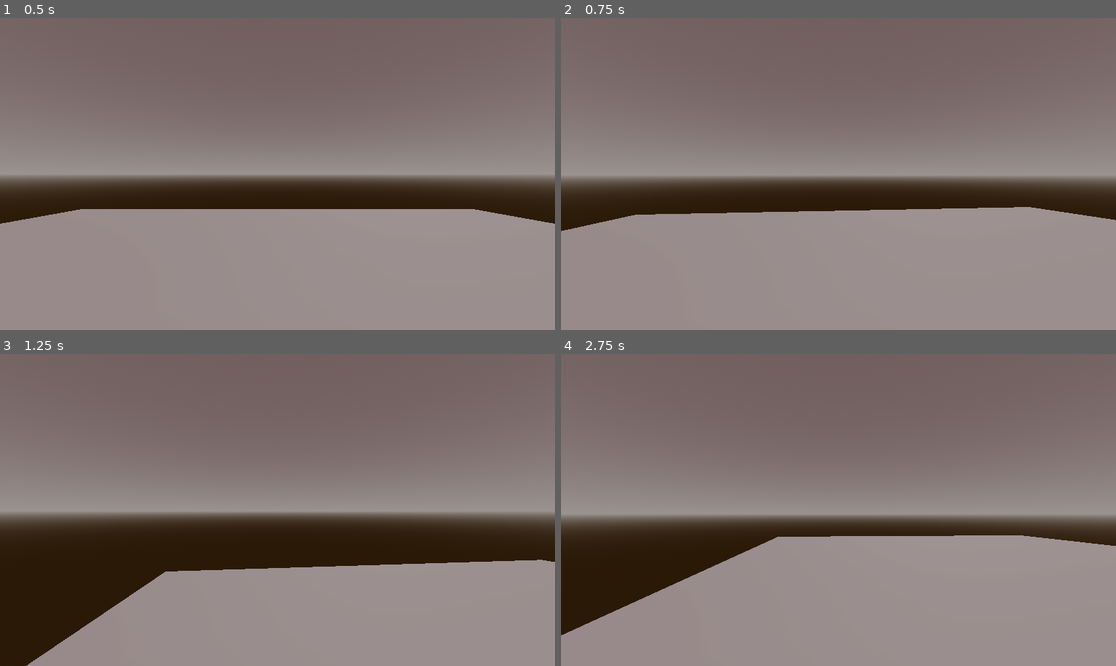
Above: before the commit, frames 1-4 (two rows, left to right).
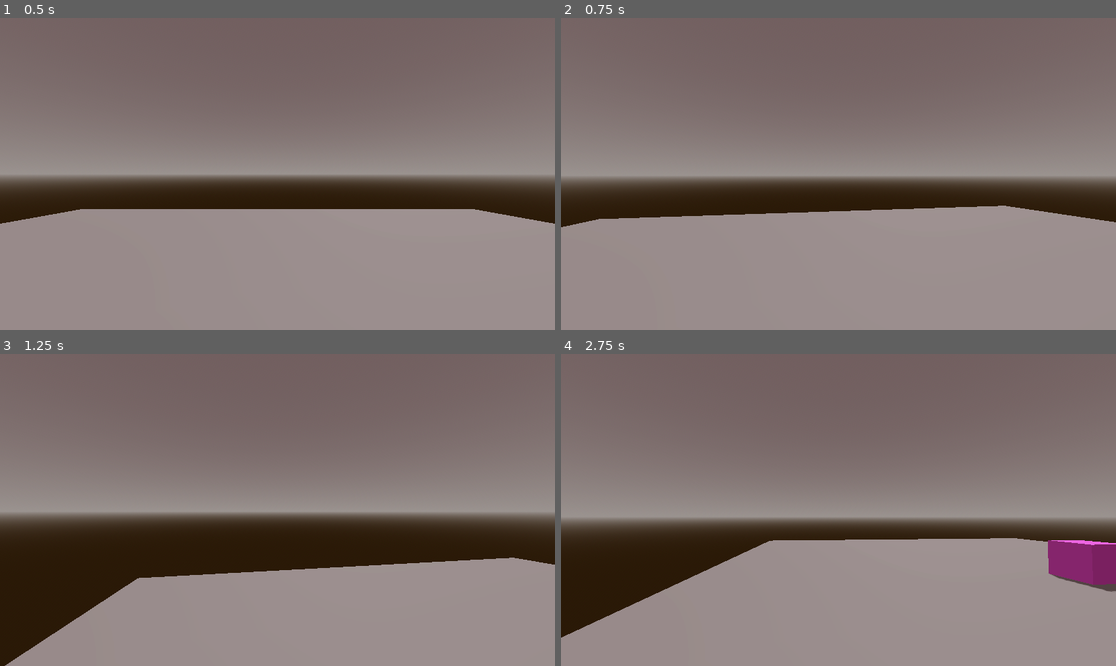
Above: after the commit, the same moments.

Repository: PixelizedGames/XZ-Rougue
Game: Godot game, scene res://level/tester.tscn
Two runs of this game, one before a commit and one after it. Both use one fixed random seed, a clock stepped at 60 frames per second and the inputs below.
Inputs (mouse positions are in pixels of both pictures, inside the frame that each line leads up to):
- Up to frame 1 (0.5 s): no input
- Up to frame 2 (0.75 s): tap Enter at 0.5 s; move the mouse to (866, 174) at 0.52 s; hold A (a) from 0.53 s (still down)
- Up to frame 3 (1.25 s): keep holding A (a); tap Space (jump) at 0.77 s; tap D (d) at 0.8 s
- Up to frame 4 (2.75 s): move the mouse to (810, 510) at 1.27 s; release A (a) at 1.28 s; tap D (d) at 1.35 s; tap Space (jump) at 1.52 s; tap S (s) at 1.55 s; move the mouse to (849, 503) at 2.02 s; hold S (s) from 2.03 s (still down); tap W (w) at 2.3 s

Frame 1 is identical in both runs. In frame 2, 0.5% of the frame differs, in the area x 0-100%, y 60-69%; in frame 3, 1.5%; in frame 4, 4.1%, in the area x 0-100%, y 51-91%.

Commit message:
moveable object

Diff:
--- a/level/tester.tscn
+++ b/level/tester.tscn
@@ -1,7 +1,8 @@
-[gd_scene load_steps=6 format=3 uid="uid://dt7kk78mdocxd"]
+[gd_scene load_steps=7 format=3 uid="uid://dt7kk78mdocxd"]
 
 [ext_resource type="PackedScene" uid="uid://cqljr0cnb8ux5" path="res://players/character_body_3d.tscn" id="1_du0rs"]
 [ext_resource type="PackedScene" uid="uid://baornnwev54qh" path="res://objects/box.tscn" id="2_1qem2"]
+[ext_resource type="PackedScene" uid="uid://cahfb2ebnegxy" path="res://objects/moveable_box.tscn" id="3_vfb3w"]
 
 [sub_resource type="ProceduralSkyMaterial" id="ProceduralSkyMaterial_1qem2"]
 sky_top_color = Color(0.345475, 0.292224, 0.293744, 1)
@@ -33,3 +34,6 @@
 
 [node name="box" parent="." instance=ExtResource("2_1qem2")]
 transform = Transform3D(18.9533, 0, 0, 0, 1, 0, 0, 0, 19.6548, 0, 0, 0)
+
+[node name="moveable box" parent="." instance=ExtResource("3_vfb3w")]
+transform = Transform3D(1, 0, 0, 0, 1, 0, 0, 0, 1, 1.45271, 1.54124, 0)
--- /dev/null
+++ b/objects/moveable_box.tscn
@@ -0,0 +1,24 @@
+[gd_scene load_steps=5 format=3 uid="uid://cahfb2ebnegxy"]
+
+[sub_resource type="PhysicsMaterial" id="PhysicsMaterial_4e6a7"]
+friction = 20.0
+bounce = 0.1
+
+[sub_resource type="StandardMaterial3D" id="StandardMaterial3D_4e6a7"]
+albedo_color = Color(1, 0.419608, 1, 1)
+
+[sub_resource type="BoxMesh" id="BoxMesh_4e6a7"]
+material = SubResource("StandardMaterial3D_4e6a7")
+
+[sub_resource type="BoxShape3D" id="BoxShape3D_s3f4i"]
+
+[node name="moveable box" type="RigidBody3D"]
+collision_layer = 2
+mass = 50.0
+physics_material_override = SubResource("PhysicsMaterial_4e6a7")
+
+[node name="MeshInstance3D" type="MeshInstance3D" parent="."]
+mesh = SubResource("BoxMesh_4e6a7")
+
+[node name="CollisionShape3D" type="CollisionShape3D" parent="."]
+shape = SubResource("BoxShape3D_s3f4i")
--- a/project.godot
+++ b/project.godot
@@ -14,6 +14,12 @@
 run/main_scene="uid://dt7kk78mdocxd"
 config/features=PackedStringArray("4.4", "Forward Plus")
 config/icon="res://png/icon.svg"
+
+[display]
+
+window/size/viewport_width=1920
+window/size/viewport_height=1080
+window/size/mode=3
 
 [input]
 
